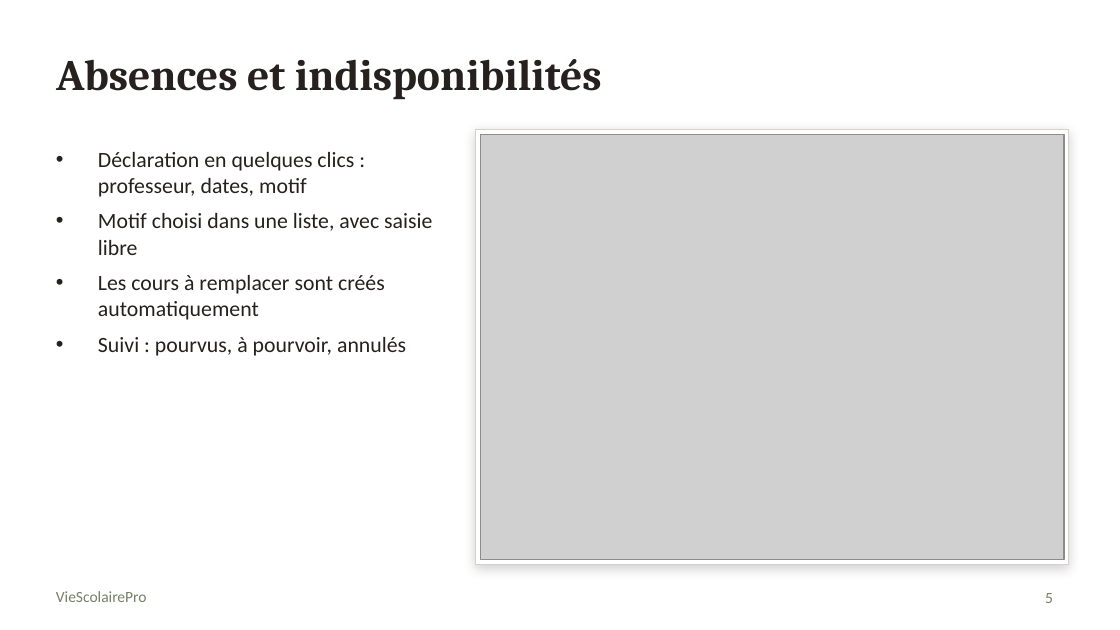
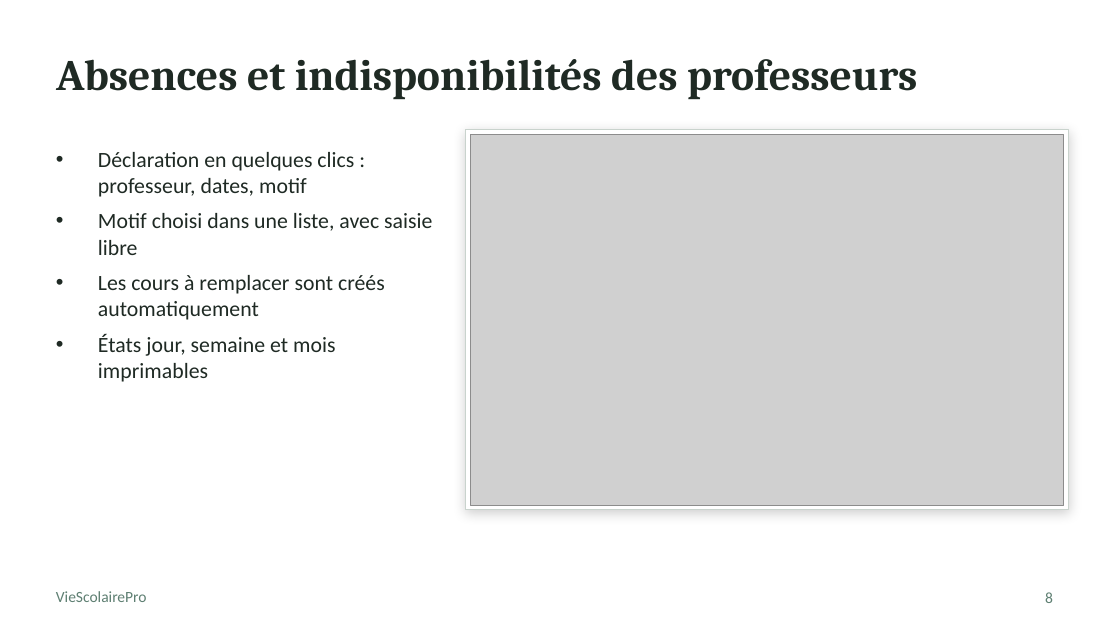
Before and after one commit to selwateaching/academie, a slide deck: slide 8 of presentation/VieScolairePro_presentation.pptx (slide 5 before the commit). Drawn at 1120x630 pixels with LibreOffice and Linux fonts; fonts in the diff are those of the drawing; grey boxes stand for pictures. Boxes give left, top, right and bottom in pixels: in the first picture for what was removed or moved away, otherwise in the second. Text is boxed around its words. In the diff, an @@ line names an element or a change of style, - is before the commit and + after.

```diff
--- a/presentation/VieScolairePro_presentation.pptx
+++ b/presentation/VieScolairePro_presentation.pptx
@@ title at (56,59,917,100): text changed; text colour #26211E to #1F2A24 @@
-Absences et indisponibilités
+Absences et indisponibilités des professeurs
@@ rectangle: place and size @@
-rectangle at (476,130,1068,564)
+rectangle at (466,130,1068,510)
@@ rectangle at (466,130,1068,510): outline #D8D2C4 0.75 pt to #C9D3CD 0.75 pt @@
@@ picture: place and size @@
-picture at (480,134,1064,560)
+picture at (470,134,1064,505)
@@ text at (98,334,335,382): text changed; text colour #26211E to #1F2A24 @@
-• Suivi : pourvus, à pourvoir, annulés
+• États jour, semaine et mois imprimables
@@ text "VieScolairePro" at (56,591,147,602): text colour #777F67 to #5E7F72 @@
@@ page number at (1045,592,1053,603): text changed; text colour #777F67 to #5E7F72 @@
-5
+8
```
Also in this commit, not shown: 17 other slides changed, 17 slides added, 2 slides removed, 42 other files.
